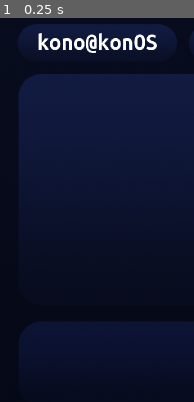
Above: before the commit, frame 1.
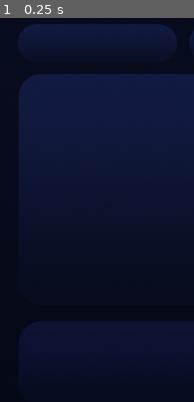
Above: after the commit, the same moment.

Repository: Kono-o/KonOS
Game: Godot game, scene res://scenes/app.tscn
Same seed, same stepped clock (60 frames per second), same inputs: the game is played once before the commit and once after it.
Inputs:
- Up to frame 1 (0.25 s): no input
The pictures show only the part of the screen within x 0-50%, y 0-50%; the shares and areas given below are measured in that part.

The runs differ from the first frame. In frame 1, 1.4% of the frame differs, in the area x 19-81%, y 3-10%.

Commit message:
linux build

Diff:
--- /dev/null
+++ b/data/data.tres
@@ -0,0 +1,7 @@
+[gd_resource type="Resource" load_steps=2 format=3 uid="uid://d3otyyvj0cxsr"]
+
+[ext_resource type="Script" path="res://scripts/data.gd" id="1_7b36j"]
+
+[resource]
+script = ExtResource("1_7b36j")
+name = 0
--- a/project.godot
+++ b/project.godot
@@ -21,6 +21,9 @@
 
 window/size/viewport_width=1080
 window/size/viewport_height=2220
+window/size/resizable=false
+window/size/window_width_override=288
+window/size/window_height_override=592
 window/stretch/mode="viewport"
 window/stretch/aspect="keep_width"
 window/handheld/orientation=1
--- a/scenes/app.tscn
+++ b/scenes/app.tscn
@@ -1,13 +1,14 @@
-[gd_scene load_steps=14 format=3 uid="uid://dvhagijf6wqio"]
+[gd_scene load_steps=15 format=3 uid="uid://dvhagijf6wqio"]
 
 [ext_resource type="Texture2D" uid="uid://dofavxr8r7gb6" path="res://sprites/bg2.png" id="1_siedw"]
 [ext_resource type="Texture2D" uid="uid://eucmc22vrs7w" path="res://sprites/mock.png" id="2_oenar"]
 [ext_resource type="Texture2D" uid="uid://cmpty37hi66gw" path="res://sprites/off.png" id="3_14l1i"]
 [ext_resource type="FontFile" uid="uid://stpsp151thtd" path="res://fonts/ubuntu mono/UbuntuMono-Bold.ttf" id="3_k0n6d"]
-[ext_resource type="Script" path="res://scenes/enter.gd" id="3_oqjfv"]
+[ext_resource type="Script" path="res://scripts/enter.gd" id="3_oqjfv"]
 [ext_resource type="Texture2D" uid="uid://d3biwnygqhhf7" path="res://sprites/on.png" id="4_2xoke"]
 [ext_resource type="Script" path="res://scripts/username.gd" id="4_pfvb5"]
 [ext_resource type="Script" path="res://scripts/date.gd" id="4_t2a4h"]
+[ext_resource type="Resource" uid="uid://d3otyyvj0cxsr" path="res://data/data.tres" id="5_3dy8s"]
 
 [sub_resource type="LabelSettings" id="LabelSettings_2sgqu"]
 font = ExtResource("3_k0n6d")
@@ -50,6 +51,7 @@
 label_settings = SubResource("LabelSettings_2sgqu")
 horizontal_alignment = 1
 script = ExtResource("4_pfvb5")
+data = ExtResource("5_3dy8s")
 
 [node name="DateLabel" type="Label" parent="UI"]
 offset_left = 552.0
@@ -60,16 +62,6 @@
 label_settings = SubResource("LabelSettings_2sgqu")
 horizontal_alignment = 1
 script = ExtResource("4_t2a4h")
-
-[node name="ColorRect" type="ColorRect" parent="UI"]
-visible = false
-anchors_preset = -1
-anchor_left = -0.076
-offset_left = 94.0
-offset_top = 1253.0
-offset_right = 986.0
-offset_bottom = 1349.0
-color = Color(0, 0.0666667, 0.168627, 1)
 
 [node name="TerminalLine" type="LineEdit" parent="UI"]
 offset_left = 170.0
@@ -104,3 +96,4 @@
 script = ExtResource("3_oqjfv")
 
 [connection signal="button_up" from="UI/Buttons/EnterButton" to="UI/Buttons/EnterButton" method="_on_button_up"]
+[connection signal="update_name" from="UI/Buttons/EnterButton" to="UI/UsernameLabel" method="_on_enter_button_update_name"]
--- a/scenes/enter.gd
+++ /dev/null
@@ -1,27 +0,0 @@
-extends TextureButton
-
-var command = ""
-var keywordArray;
-@onready var TerminalLine = get_node("/root/App/UI/TerminalLine")
-@onready var UsernameLabel = get_node("/root/App/UI/UsernameLabel")
-
-func keywordEngine():
-	if keywordArray.size() > 2:
-		if keywordArray[0] == "name":
-			if keywordArray [1] == "set":
-				UsernameLabel.text = keywordArray[2]
-
-
-func _on_button_up():
-	command = TerminalLine.text
-	TerminalLine.text = ""
-	keywordArray = command.split(' ',false, 64)
-	#for i in keywordArray.size():
-	#	print(keywordArray[i])
-	keywordEngine()
-
-func _ready():
-	pass
-
-func _process(delta):
-	pass
--- /dev/null
+++ b/scripts/data.gd
@@ -0,0 +1,8 @@
+extends Resource
+
+@export var name: String
+
+const USERNAME = "kono@konOS"
+
+#func _init():
+	#name = USERNAME;
--- /dev/null
+++ b/scripts/enter.gd
@@ -0,0 +1,30 @@
+extends TextureButton
+
+var command = ""
+var keywordArray;
+
+@onready var TerminalLine = get_node("/root/App/UI/TerminalLine")
+
+signal update_name(newName:String)
+
+func keywordEngine():
+	TerminalLine.text = ""
+	keywordArray = command.split(' ',false, 64)
+	#for i in keywordArray.size():
+	#	print(keywordArray[i])
+
+	if keywordArray.size() > 2:
+		if keywordArray[0] == "name":
+			if keywordArray [1] == "set":
+				update_name.emit(keywordArray[2])
+
+
+func _on_button_up():
+	command = TerminalLine.text
+	keywordEngine()
+
+func _ready():
+	pass
+
+func _process(delta):
+	pass
--- a/scripts/username.gd
+++ b/scripts/username.gd
@@ -1,13 +1,18 @@
 extends Label
 
-const USER_NAME = "kono@konOS"
+@onready var UsernameLabel = get_node("/root/App/UI/UsernameLabel")
 
-func usernameSet(name):
-	var UsernameLabel = get_node("/root/App/UI/UsernameLabel")
-	UsernameLabel.text = name
+@export var data: Resource
 
 func _ready():
-	usernameSet(USER_NAME)
+	usernameSet(data.name)
+
+func usernameSet(local_name):
+	data.name = local_name
+	UsernameLabel.text = data.name
+
+func _on_enter_button_update_name(newName):
+	usernameSet(newName)
 
 func _process(delta):
 	pass
Not shown, changed: export_presets.cfg
Not shown, added: export/KonOS.pck
Not shown, added: export/KonOS.sh
Not shown, added: export/KonOS.x86_64
